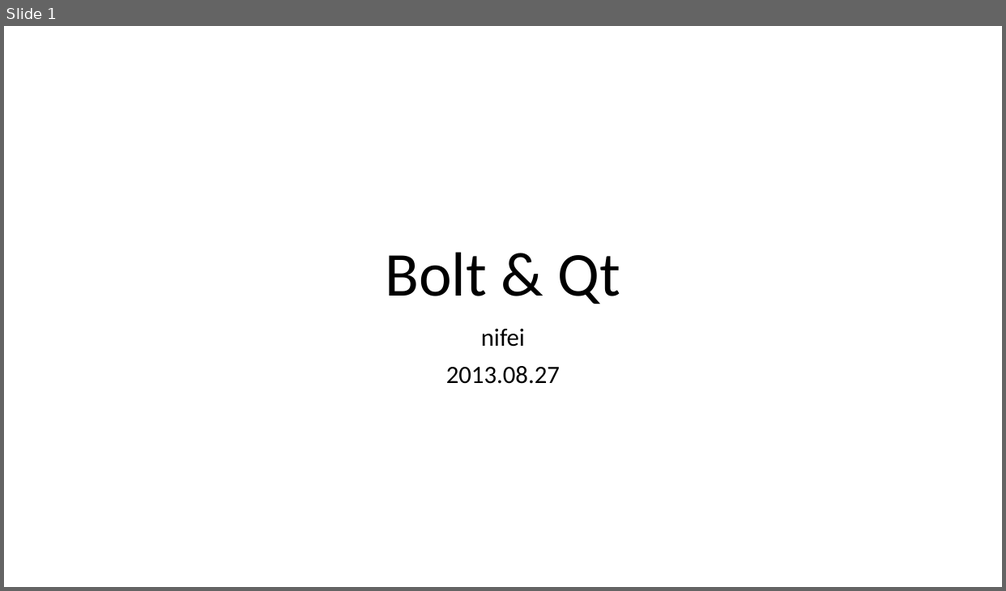
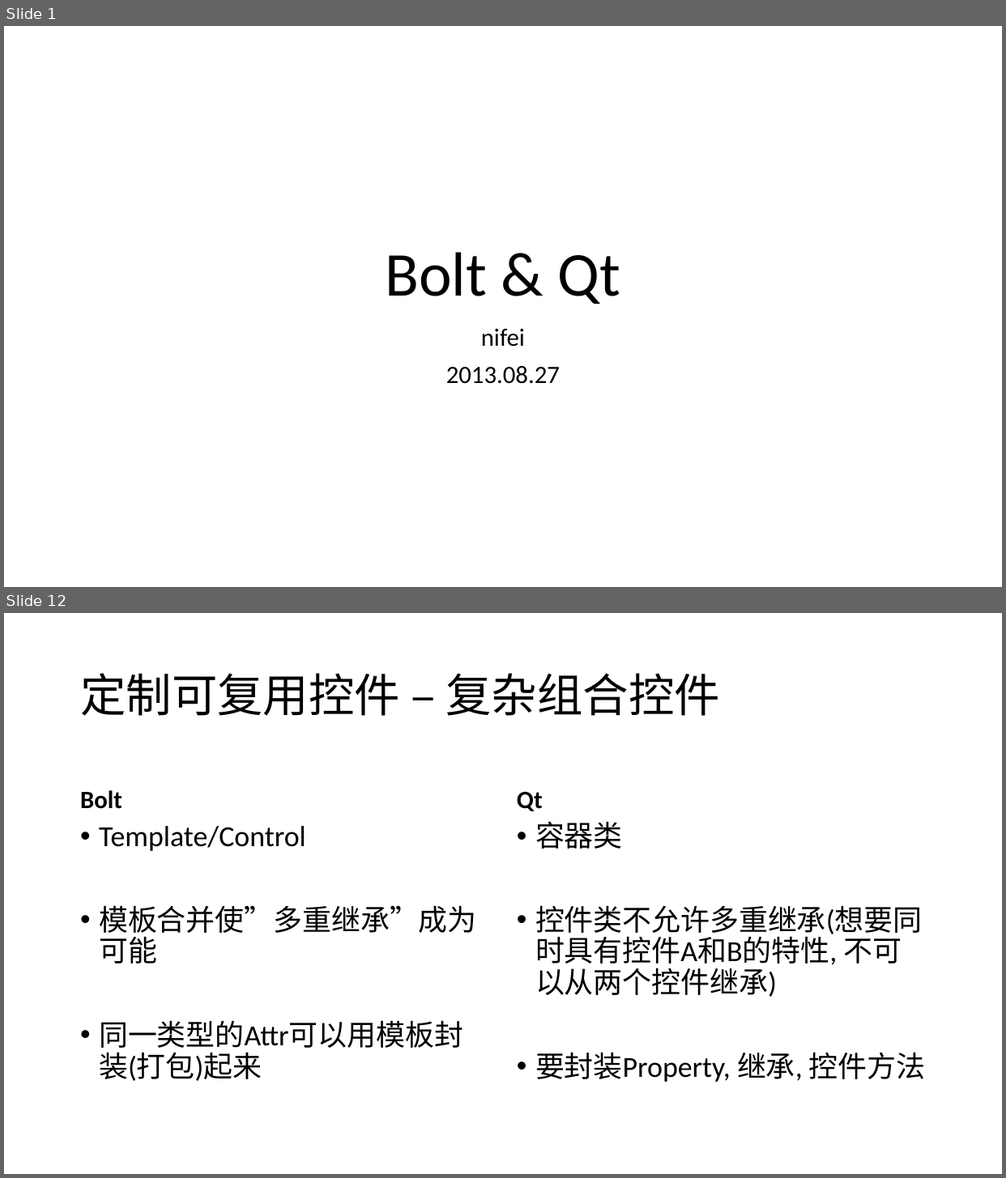
Before and after one commit to nifei/samples, a slide deck: Bolt_Qt.pptx. Shown one above the other, each under a label of ours: slide 1 before the commit, slides 1 and 12 after it; the slides between them are not shown. The pictures are 1006x591 and 1006x1178 pixels, drawn with LibreOffice and Linux fonts; fonts in the diff are those of the drawing; background and template pictures are left out. Boxes give left, top, right and bottom in pixels: in the first picture for what was removed or moved away, otherwise in the second. Text is boxed around its words. In the diff, an @@ line names an element or a change of style, - is before the commit and + after.

Commit message:
qt bolt ppt

```diff
--- a/Bolt_Qt.pptx
+++ b/Bolt_Qt.pptx
@@ slide 12 added at [4, 613, 1002, 1174], background picture (left out) @@
@@ title added at [80, 673, 720, 716], 44 pt, text #000000 @@
+定制可复用控件 – 复杂组合控件
@@ text added at [80, 790, 122, 809], 24 pt, text #000000, bold @@
+Bolt
@@ text added at [517, 791, 543, 811], 24 pt, text #000000, bold @@
+Qt
@@ text added at [99, 826, 477, 1081], 28 pt, text #000000 @@
+• Template/Control
+• 模板合并使”多重继承”成为可能
+• 同一类型的Attr可以用模板封装(打包)起来
@@ text added at [535, 821, 926, 1082], 28 pt, text #000000 @@
+• 容器类
+• 控件类不允许多重继承(想要同时具有控件A和B的特性, 不可以从两个控件继承)
+• 要封装Property, 继承, 控件方法
```
Also in this commit, not shown: 11 slides changed, 6 other slides added, 5 other files.
